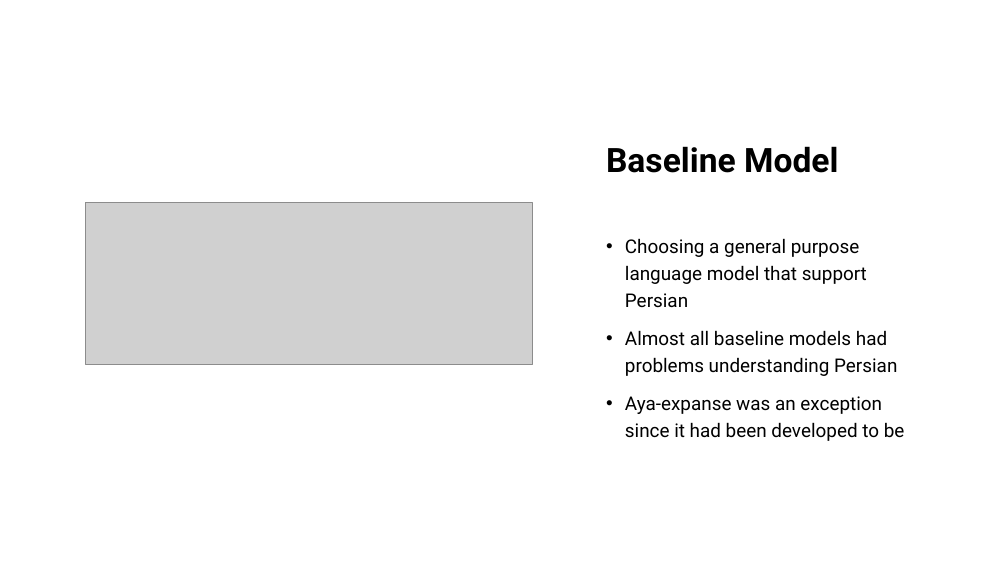
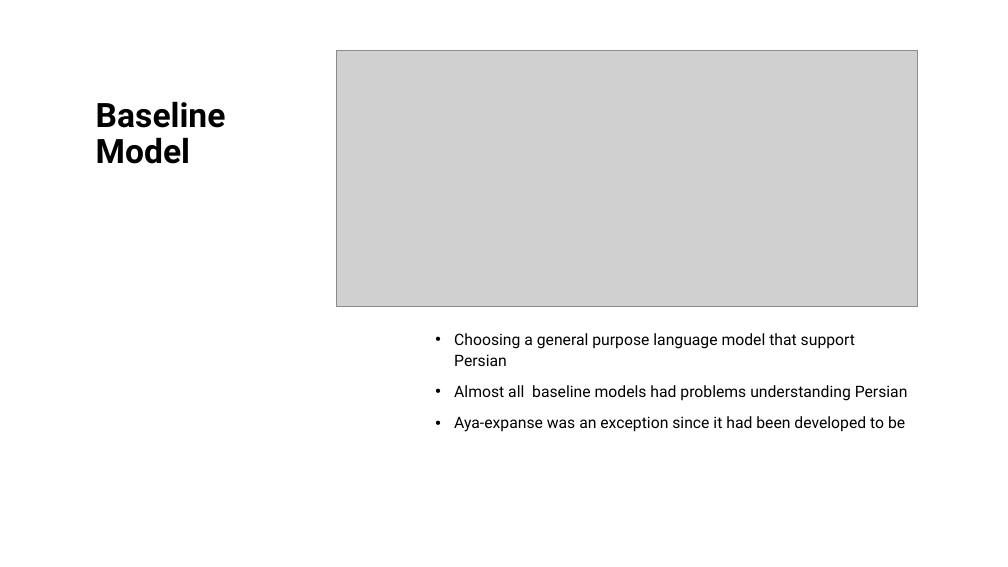
Before and after one commit to Mehrdadghassabi/Gaokerena-R, a slide deck: slide 6 of assets/thesis_documents/presentaion/Presentation 10.pptx (slide 7 before the commit). Drawn at 1008x567 pixels with LibreOffice and Linux fonts; fonts in the diff are those of the drawing; grey boxes stand for pictures. Boxes give left, top, right and bottom in pixels: in the first picture for what was removed or moved away, otherwise in the second. Text is boxed around its words. In the diff, an @@ line names an element or a change of style, - is before the commit and + after.

```diff
--- a/assets/thesis_documents/presentaion/Presentation 10.pptx
+++ b/assets/thesis_documents/presentaion/Presentation 10.pptx
@@ picture: place and size @@
-picture at [85, 203, 532, 364]
+picture at [337, 51, 918, 306]
@@ title "Baseline Model": place and size @@
-title "Baseline Model" at [606, 146, 838, 173]
+title "Baseline Model" at [96, 101, 226, 164]
@@ title "Baseline Model" at [96, 101, 226, 164]: vertical alignment middle to top @@
@@ text "Choosing a general purpose language ...": place and size @@
-text "Choosing a general purpose language ..." at [625, 238, 905, 441]
+text "Choosing a general purpose language ..." at [454, 333, 908, 432]
@@ text "Choosing a general purpose language ..." at [454, 333, 908, 432]: size 18 to 15 pt; line spacing 1.2 to 1.1 @@
```
Also in this commit, not shown: 8 other slides changed, 5 slides added, 1 other file.
